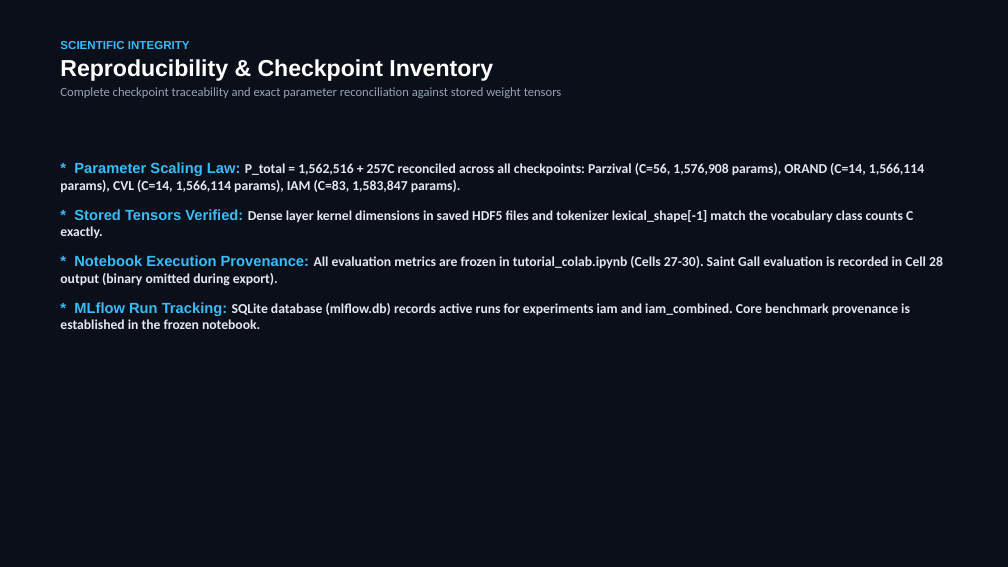
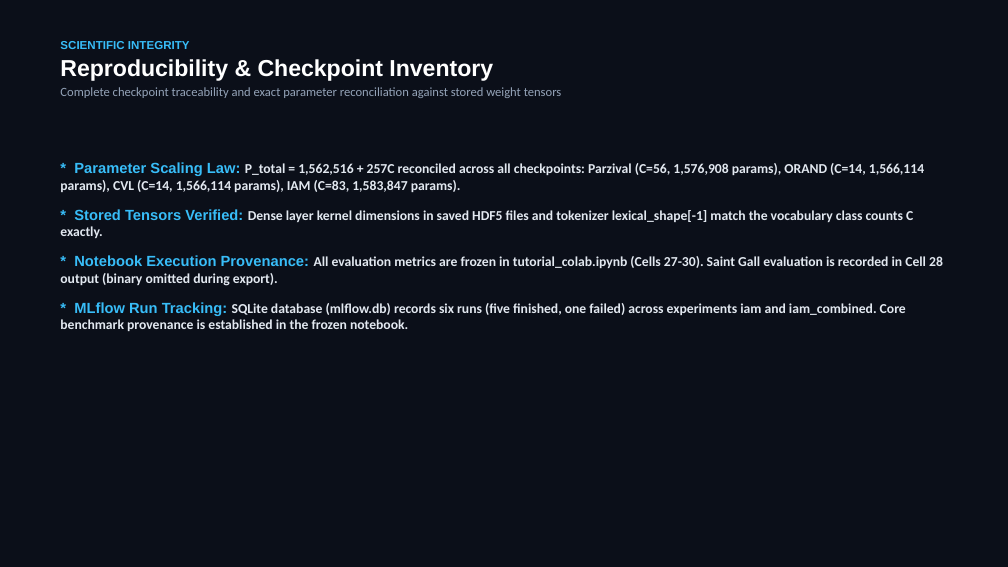
Before and after one commit to Balaji268268/HandwrittenTextRecognition, a slide deck: slide 13 of Handwritten_Text_Recognition_MNC_Keynote.pptx. Drawn at 1008x567 pixels with LibreOffice and Linux fonts; fonts in the diff are those of the drawing. Boxes give left, top, right and bottom in pixels: in the first picture for what was removed or moved away, otherwise in the second. Text is boxed around its words. In the diff, an @@ line names an element or a change of style, - is before the commit and + after.

Commit message:
Synchronize standalone title, align CTC likelihood terminology across all manuscripts, purge unsupported competitor latency claims, update ORAND slide accuracy label to (1 - CER), unify TrOCR pretraining terminology, and record MLflow run status

```diff
--- a/Handwritten_Text_Recognition_MNC_Keynote.pptx
+++ b/Handwritten_Text_Recognition_MNC_Keynote.pptx
@@ text at box(60, 302, 906, 331): text changed @@
-* MLflow Run Tracking: SQLite database (mlflow.db) records active runs for experiments iam and iam_combined. Core benchmark provenance is established in the frozen notebook.
+* MLflow Run Tracking: SQLite database (mlflow.db) records six runs (five finished, one failed) across experiments iam and iam_combined. Core benchmark provenance is established in the frozen notebook.
```
Also in this commit, not shown: 2 other slides changed, 7 other files.
